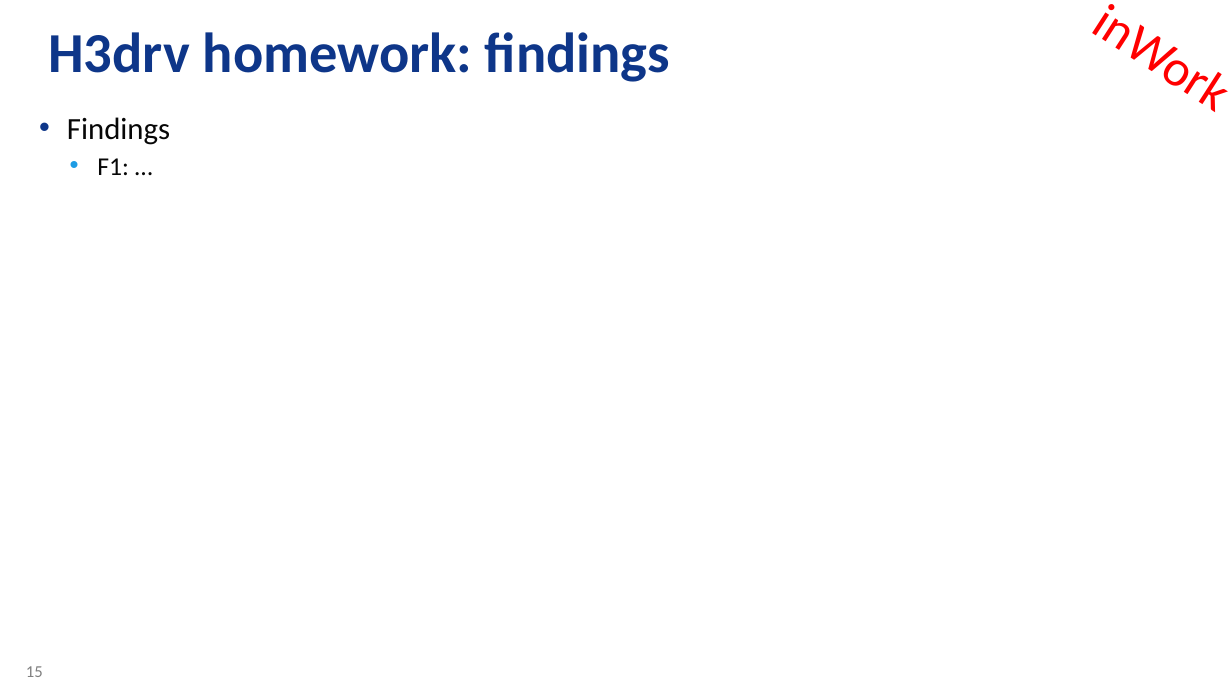
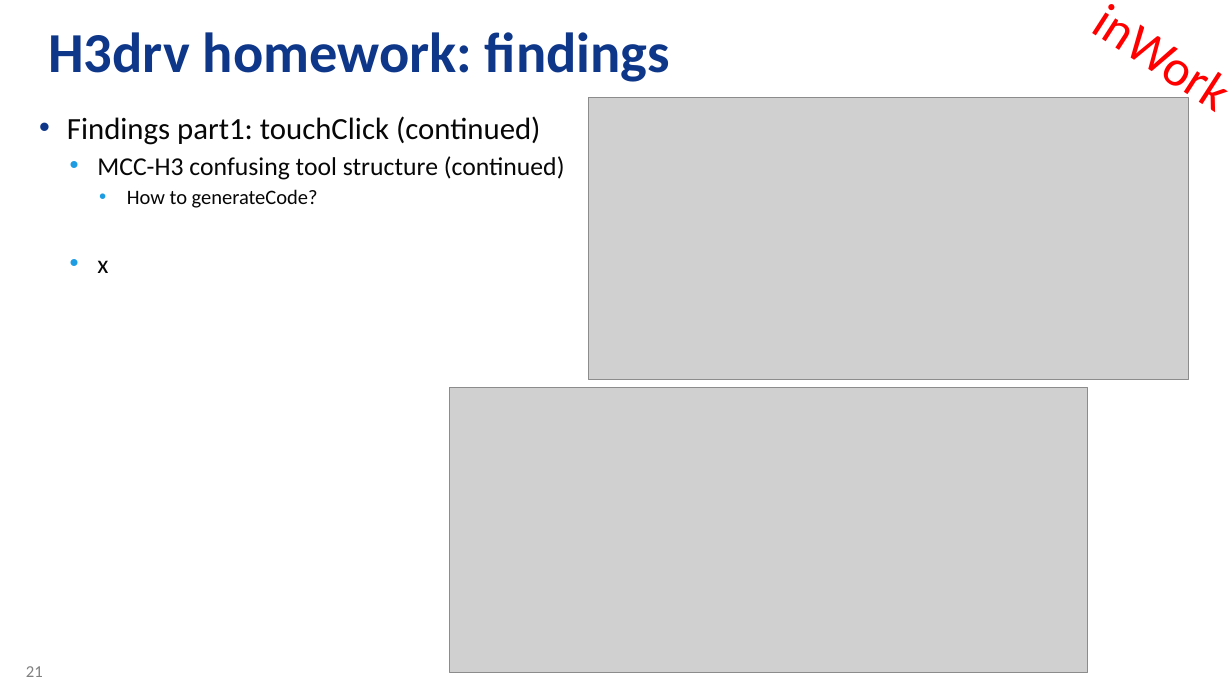
Before and after one commit to stefanluethin-microchip/h3_touch_samc21, a slide deck: slide 21 of H3drvHome_RZ-SL_C21_touch.pptx (slide 15 before the commit). Drawn at 1232x693 pixels with LibreOffice and Linux fonts; fonts in the diff are those of the drawing; grey boxes stand for pictures; background and template pictures are left out. Boxes give left, top, right and bottom in pixels: in the first picture for what was removed or moved away, otherwise in the second. Text is boxed around its words. In the diff, an @@ line names an element or a change of style, - is before the commit and + after.

```diff
--- a/H3drvHome_RZ-SL_C21_touch.pptx
+++ b/H3drvHome_RZ-SL_C21_touch.pptx
@@ text at [67,116,565,208]: text changed; size 24 to 20 pt @@
-• Findings
-  • F1: …
+• Findings part1: touchClick (continued)
+  • MCC-H3 confusing tool structure (continued)
+    • How to generateCode?
+  • x
@@ picture added at [588,98,1188,380] @@
@@ picture added at [450,387,1088,673] @@
@@ page number at [26,666,43,677]: text changed @@
-15
+21
```
Also in this commit, not shown: 6 other slides changed, 8 slides added.
